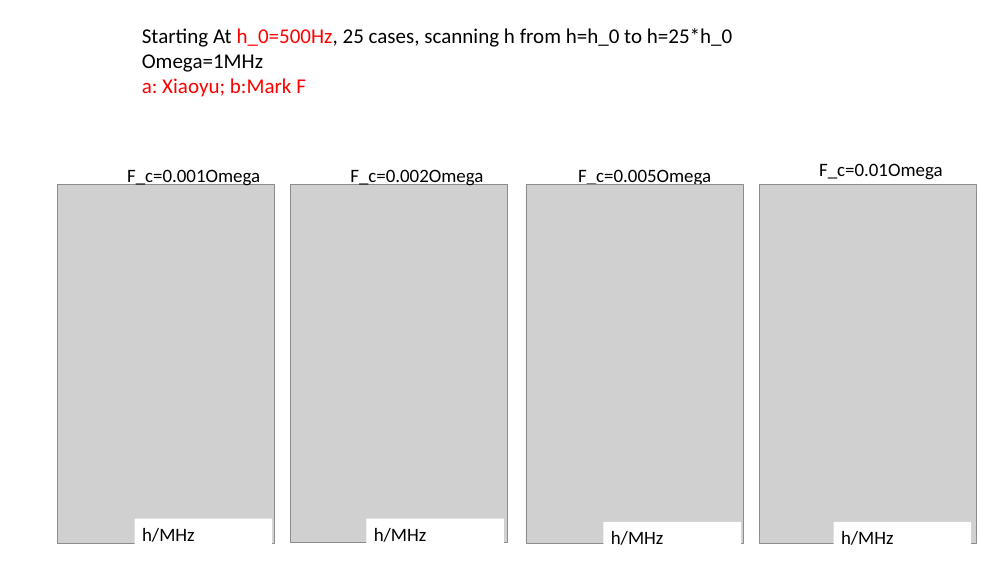
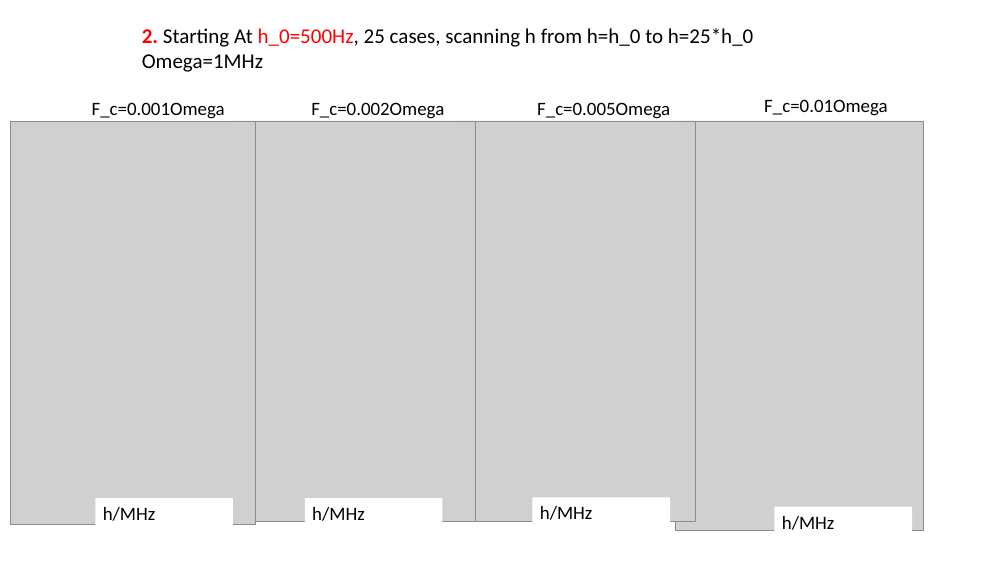
Before and after one commit to xjiang103/LaserNoise, a slide deck: slide 2 of lnpaper/quasistatic_1p/Presentation1.pptx. Drawn at 1008x567 pixels with LibreOffice and Linux fonts; fonts in the diff are those of the drawing; grey boxes stand for pictures. Boxes give left, top, right and bottom in pixels: in the first picture for what was removed or moved away, otherwise in the second. Text is boxed around its words. In the diff, an @@ line names an element or a change of style, - is before the commit and + after.

```diff
--- a/lnpaper/quasistatic_1p/Presentation1.pptx
+++ b/lnpaper/quasistatic_1p/Presentation1.pptx
@@ text at box(142, 28, 753, 47): text changed @@
-Starting At h_0=500Hz, 25 cases, scanning h from h=h_0 to h=25*h_0
+2. Starting At h_0=500Hz, 25 cases, scanning h from h=h_0 to h=25*h_0
@@ text at box(142, 78, 306, 97): paragraph removed @@
-a: Xiaoyu; b:Mark F
@@ text "F_c=0.001Omega": place and size @@
-text "F_c=0.001Omega" at box(127, 169, 260, 187)
+text "F_c=0.001Omega" at box(92, 102, 225, 119)
@@ text "F_c=0.002Omega": place and size @@
-text "F_c=0.002Omega" at box(350, 169, 483, 187)
+text "F_c=0.002Omega" at box(311, 102, 444, 119)
@@ text "F_c=0.005Omega": place and size @@
-text "F_c=0.005Omega" at box(578, 169, 711, 187)
+text "F_c=0.005Omega" at box(537, 102, 670, 119)
@@ text "F_c=0.01Omega": place and size @@
-text "F_c=0.01Omega" at box(819, 163, 942, 180)
+text "F_c=0.01Omega" at box(764, 99, 887, 116)
@@ picture: place and size @@
-picture at box(57, 185, 274, 543)
+picture at box(11, 121, 255, 525)
@@ picture: place and size @@
-picture at box(290, 185, 507, 543)
+picture at box(233, 121, 476, 522)
@@ picture added at box(453, 121, 696, 522) @@
@@ picture added at box(676, 121, 924, 531) @@
@@ picture removed at box(526, 185, 743, 543) @@
@@ picture removed at box(759, 185, 976, 543) @@
@@ rectangle "h/MHz": place and size @@
-rectangle "h/MHz" at box(135, 519, 272, 549)
+rectangle "h/MHz" at box(95, 498, 233, 529)
@@ rectangle "h/MHz": place and size @@
-rectangle "h/MHz" at box(367, 519, 504, 549)
+rectangle "h/MHz" at box(305, 498, 442, 529)
@@ rectangle "h/MHz": place and size @@
-rectangle "h/MHz" at box(603, 522, 741, 552)
+rectangle "h/MHz" at box(532, 498, 670, 528)
@@ rectangle "h/MHz": place and size @@
-rectangle "h/MHz" at box(834, 522, 972, 552)
+rectangle "h/MHz" at box(774, 507, 912, 537)
```
Also in this commit, not shown: 2 other slides changed, 21 other files.
